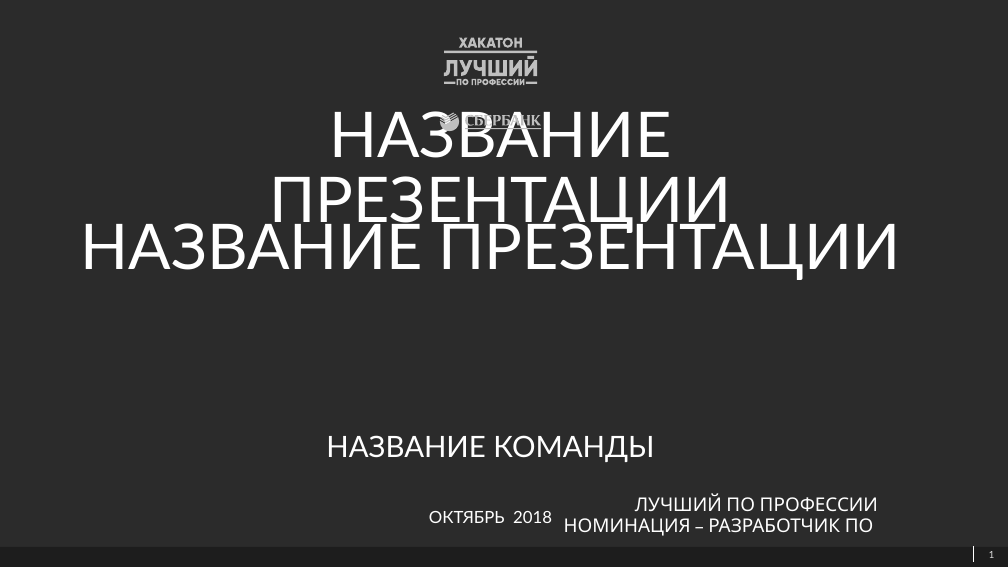
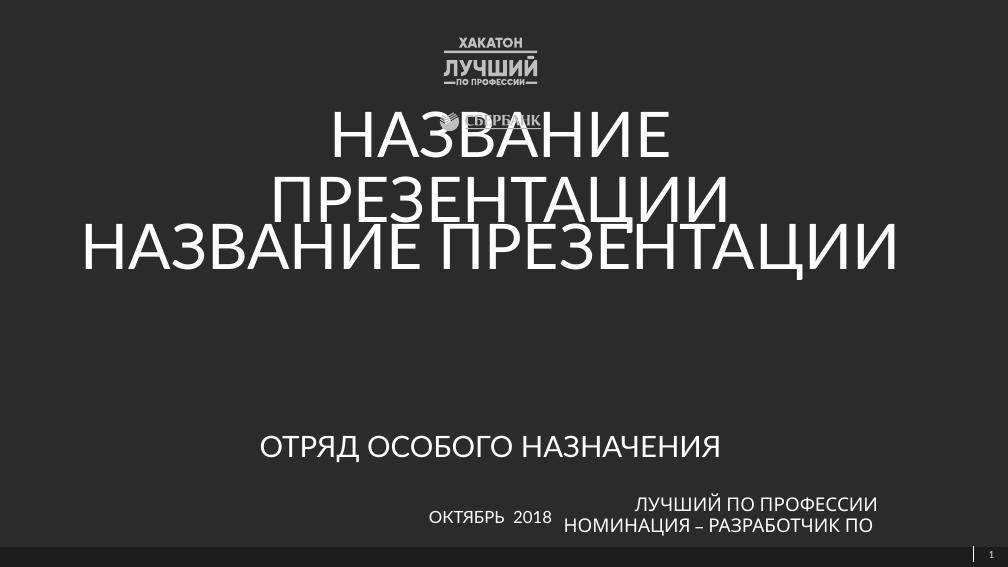
Before and after one commit to NozhkinNikita/sberkinator, a slide deck: slide 1 of Хакатон_УР.pptx. Drawn at 1008x567 pixels with LibreOffice and Linux fonts; fonts in the diff are those of the drawing; background and template pictures are left out; a plain dark background stands for a picture behind light text. Boxes give left, top, right and bottom in pixels: in the first picture for what was removed or moved away, otherwise in the second. Text is boxed around its words. In the diff, an @@ line names an element or a change of style, - is before the commit and + after.

```diff
--- a/Хакатон_УР.pptx
+++ b/Хакатон_УР.pptx
@@ text at box(260, 435, 722, 462): text changed @@
-НАЗВАНИЕ КОМАНДЫ
+ОТРЯД ОСОБОГО НАЗНАЧЕНИЯ
```
Also in this commit, not shown: 1 other slide changed, 3 slides added.
